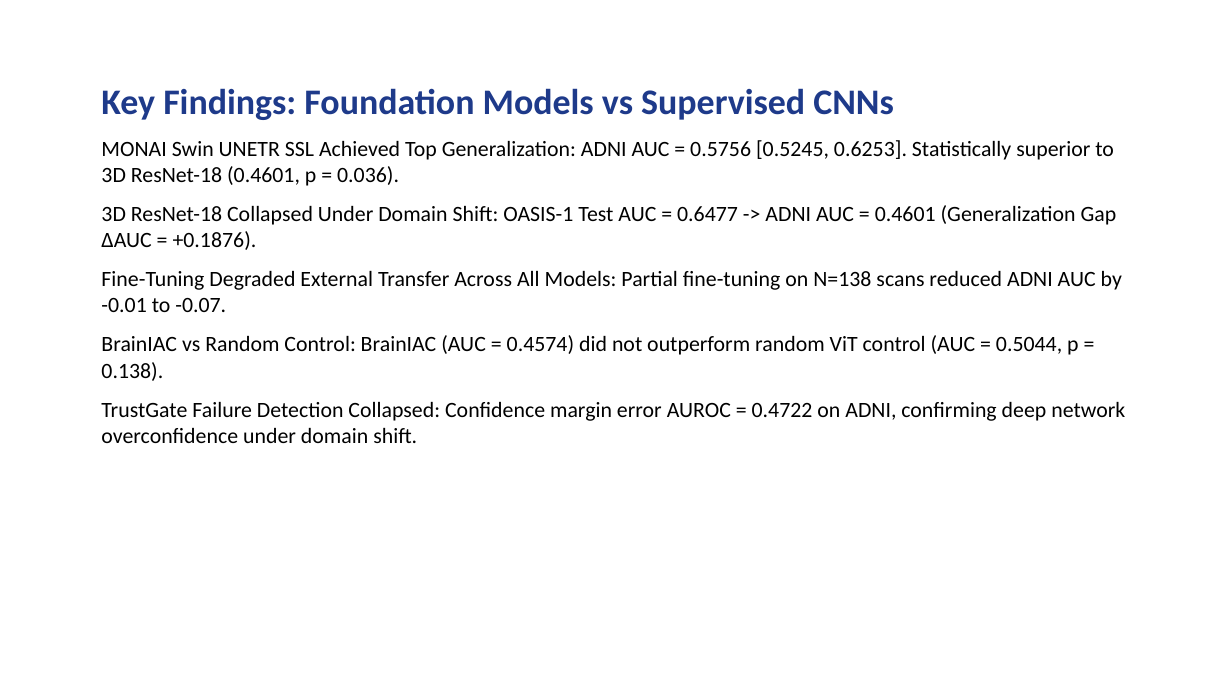
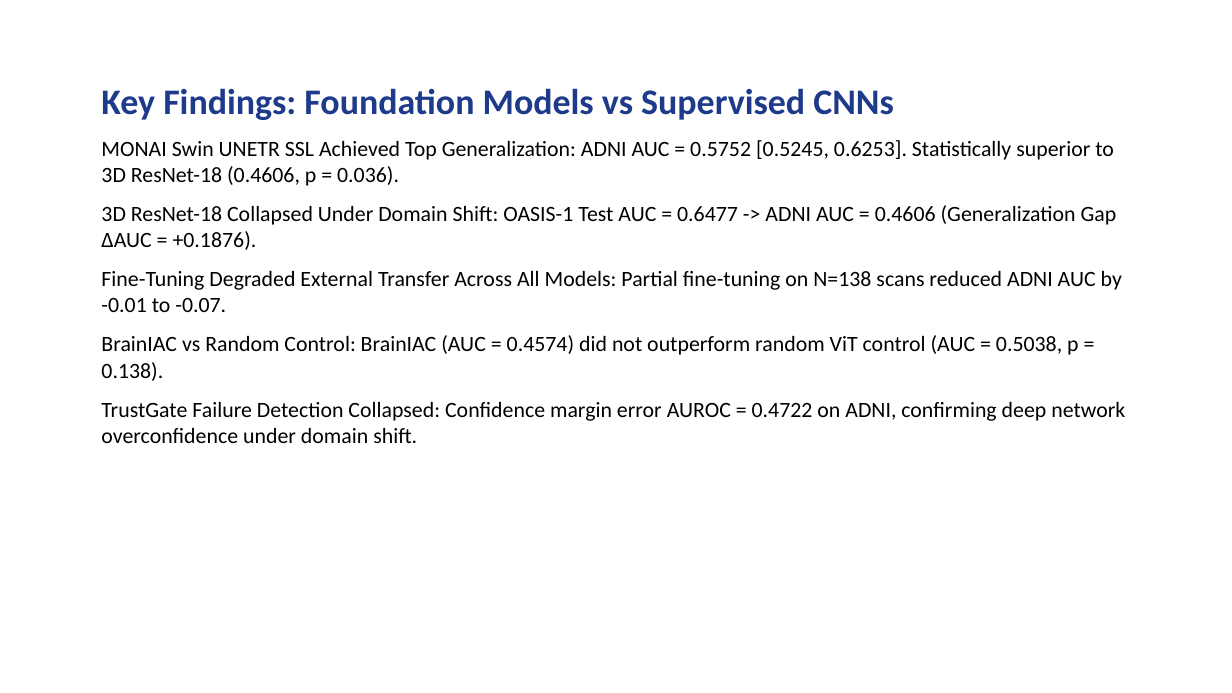
Before and after one commit to Bhavi123-hacker/brain-mri-foundation-benchmark, a slide deck: slide 4 of FINAL_SUBMISSION_23_OCT_2026/06_PRESENTATION/SHIFT_MRI_Final_Presentation.pptx. Drawn at 1232x693 pixels with LibreOffice and Linux fonts; fonts in the diff are those of the drawing. Boxes give left, top, right and bottom in pixels: in the first picture for what was removed or moved away, otherwise in the second. Text is boxed around its words. In the diff, an @@ line names an element or a change of style, - is before the commit and + after.

Commit message:
fix(v4): reconcile canonical results across all tables, figures, documents, and presentation; verify 15 configurations and Holm-Bonferroni correction; audit DUA compliance

```diff
--- a/FINAL_SUBMISSION_23_OCT_2026/06_PRESENTATION/SHIFT_MRI_Final_Presentation.pptx
+++ b/FINAL_SUBMISSION_23_OCT_2026/06_PRESENTATION/SHIFT_MRI_Final_Presentation.pptx
@@ text at (101,140,1117,250): text changed @@
-MONAI Swin UNETR SSL Achieved Top Generalization: ADNI AUC = 0.5756 [0.5245, 0.6253]. Statistically superior to 3D ResNet-18 (0.4601, p = 0.036).
-3D ResNet-18 Collapsed Under Domain Shift: OASIS-1 Test AUC = 0.6477 -> ADNI AUC = 0.4601 (Generalization Gap ΔAUC = +0.1876).
+MONAI Swin UNETR SSL Achieved Top Generalization: ADNI AUC = 0.5752 [0.5245, 0.6253]. Statistically superior to 3D ResNet-18 (0.4606, p = 0.036).
+3D ResNet-18 Collapsed Under Domain Shift: OASIS-1 Test AUC = 0.6477 -> ADNI AUC = 0.4606 (Generalization Gap ΔAUC = +0.1876).
@@ text at (101,335,1078,381): text changed @@
-BrainIAC vs Random Control: BrainIAC (AUC = 0.4574) did not outperform random ViT control (AUC = 0.5044, p = 0.138).
+BrainIAC vs Random Control: BrainIAC (AUC = 0.4574) did not outperform random ViT control (AUC = 0.5038, p = 0.138).
```
Also in this commit, not shown: 48 other files.
